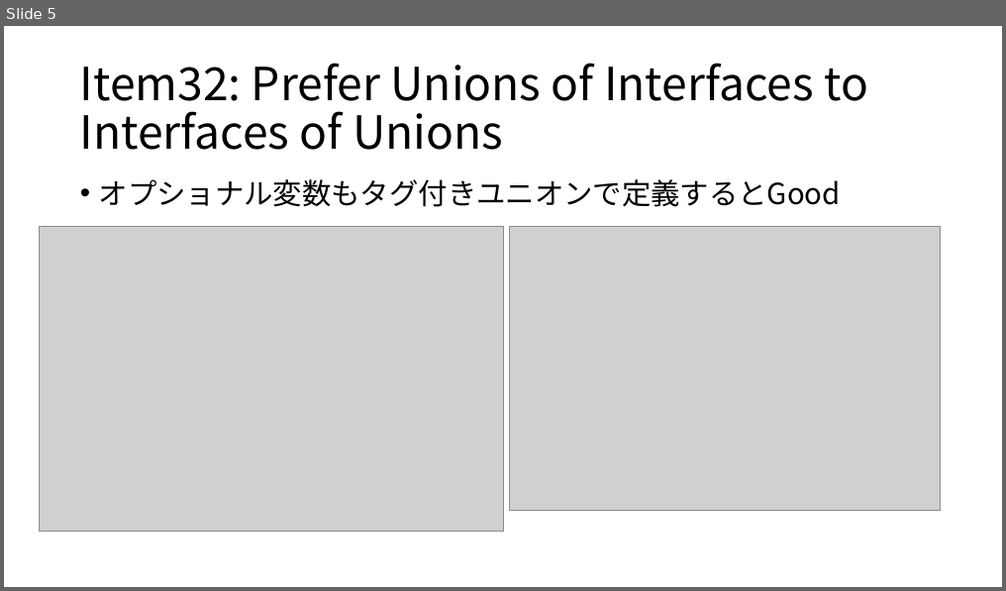
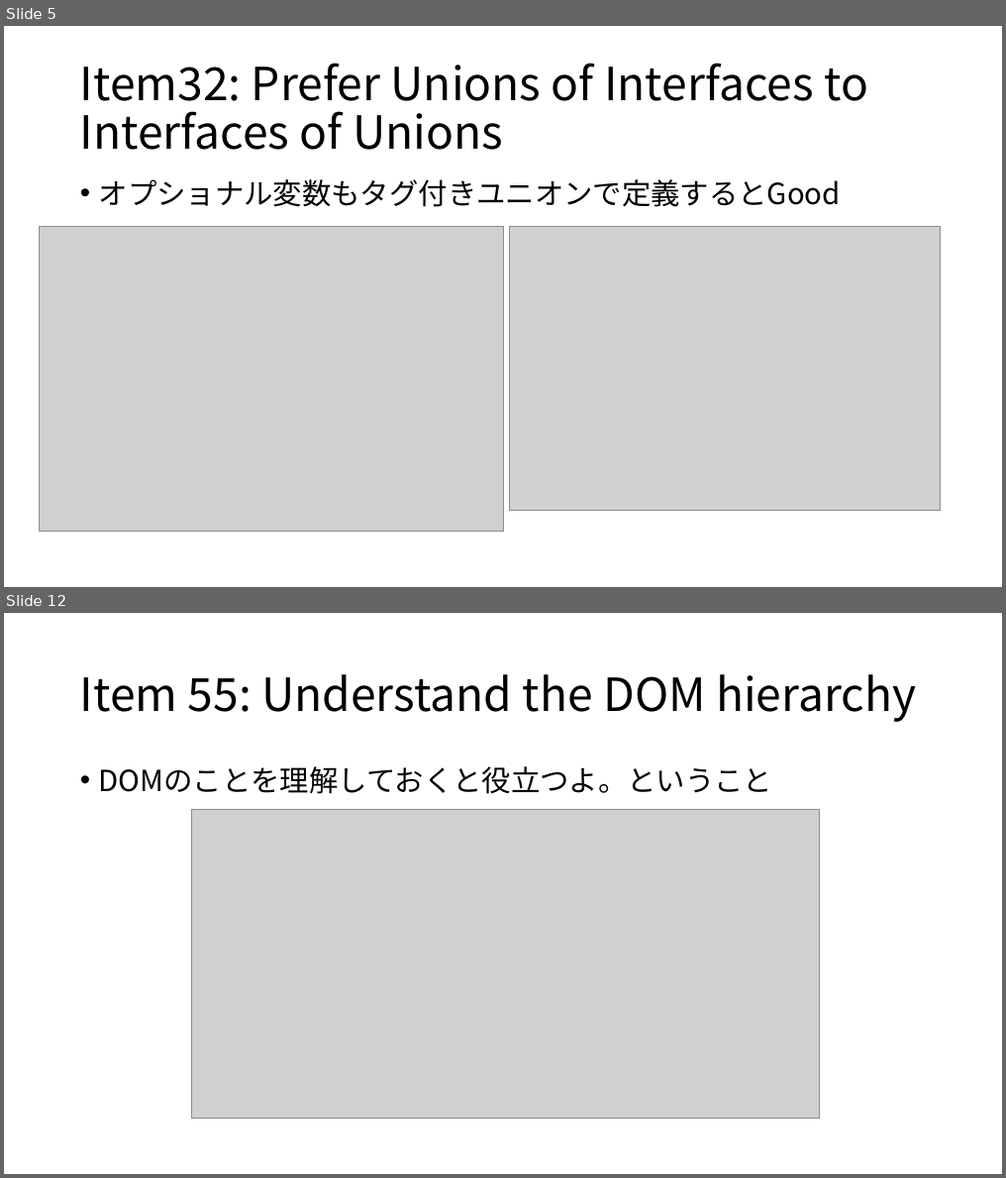
Before and after one commit to tomoyanp/document, a slide deck: 勉強会2.pptx. Shown one above the other, each under a label of ours: slide 5 before the commit, slides 5 and 12 after it; the slides between them are not shown. The pictures are 1006x591 and 1006x1178 pixels, drawn with LibreOffice and Linux fonts; fonts in the diff are those of the drawing; grey boxes stand for pictures. Boxes give left, top, right and bottom in pixels: in the first picture for what was removed or moved away, otherwise in the second. Text is boxed around its words. In the diff, an @@ line names an element or a change of style, - is before the commit and + after.

```diff
--- a/勉強会2.pptx
+++ b/勉強会2.pptx
@@ slide 12 added at (x1=4, y1=613, x2=1002, y2=1174), background #FFFFFF @@
@@ title added at (x1=80, y1=674, x2=916, y2=722), 44 pt, text #000000 @@
+Item 55: Understand the DOM hierarchy
@@ text added at (x1=99, y1=766, x2=773, y2=794), 28 pt, text #000000 @@
+• DOMのことを理解しておくと役立つよ。ということ
@@ picture added at (x1=191, y1=809, x2=820, y2=1118) @@
```
Also in this commit, not shown: 8 other slides added.
